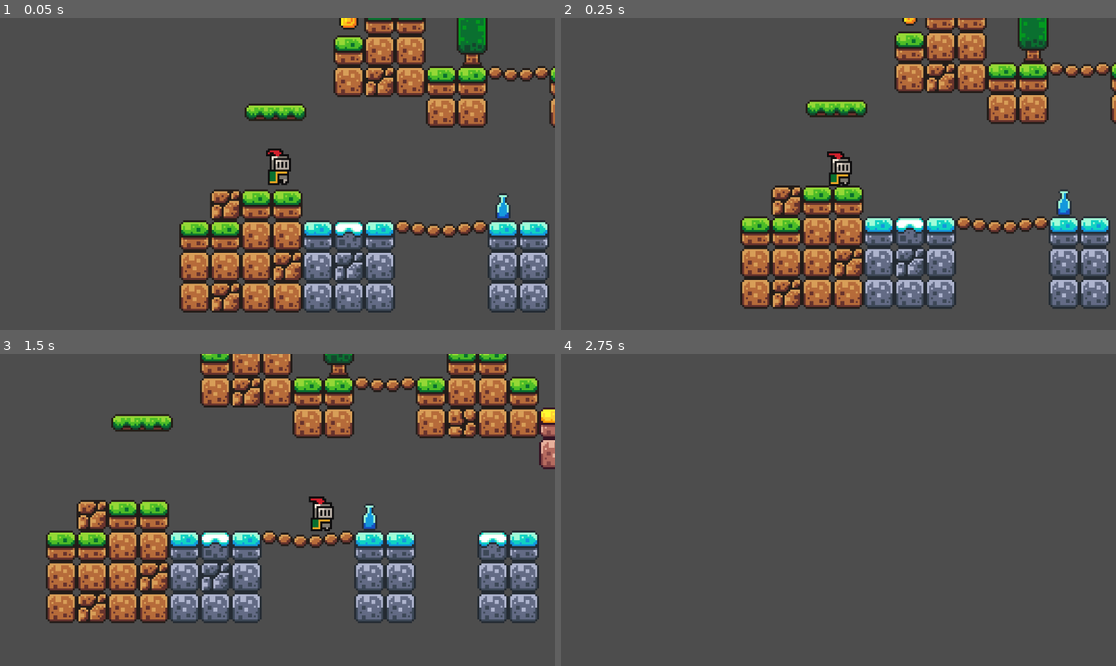
Above: before the commit, frames 1-4 (two rows, left to right).
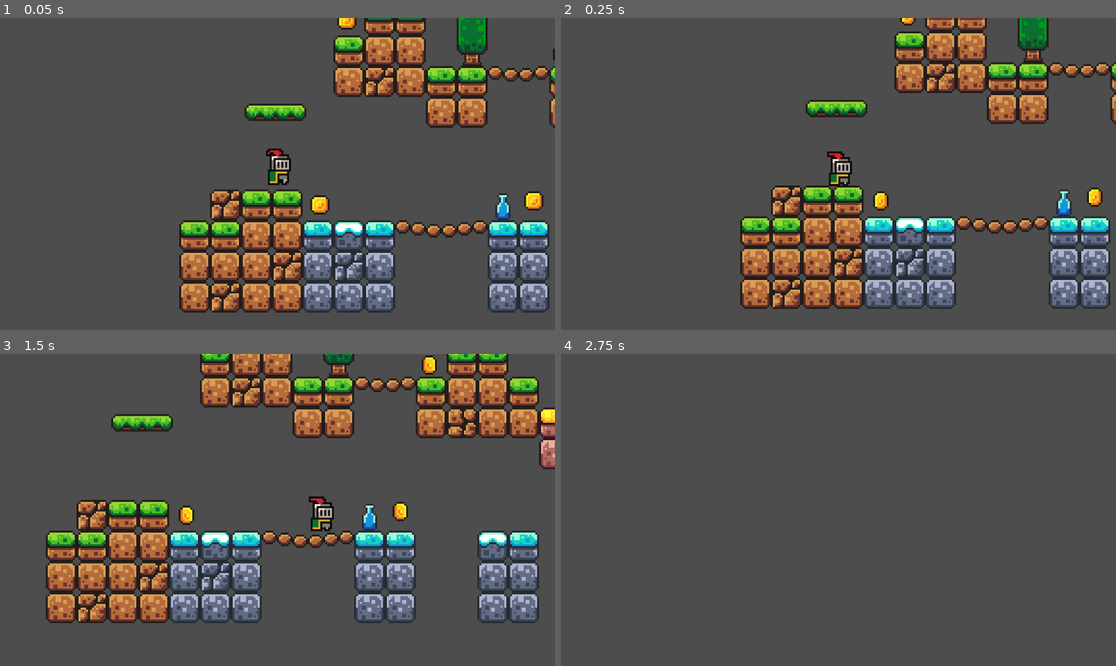
Above: after the commit, the same moments.

Repository: MarsLuo/godot-practise
Game: Godot game, scene res://scenes/game.tscn
Two runs of this game, one before a commit and one after it. Both use one fixed random seed, a clock stepped at 60 frames per second and the inputs below.
Inputs:
- Up to frame 1 (0.05 s): no input
- Up to frame 2 (0.25 s): no input
- Up to frame 3 (1.5 s): tap Enter (ui_accept) at 0.5, 0.77 s; hold Right (ui_right) from 0.53 s (still down)
- Up to frame 4 (2.75 s): tap Enter (ui_accept) at 1.52 s; release Right (ui_right) at 2.03 s; hold Left (ui_left) from 2.03 s (still down)

The runs differ from the first frame. In frame 1, 0.5% of the frame differs, in the area x 55-100%, y 0-64%; in frame 2, 0.3%; in frame 3, 0.4%; in frame 4, nothing differs.

Commit message:
add coin and can take it

Diff:
--- a/firstgame/scenes/coin.tscn
+++ b/firstgame/scenes/coin.tscn
@@ -1,5 +1,6 @@
-[gd_scene load_steps=16 format=3 uid="uid://bduhfv3eax8wv"]
+[gd_scene load_steps=17 format=3 uid="uid://bduhfv3eax8wv"]
 
+[ext_resource type="Script" uid="uid://dagn2qy0qg0xn" path="res://scripts/coin.gd" id="1_i64fm"]
 [ext_resource type="Texture2D" uid="uid://52a7bn7q32fu" path="res://assets/sprites/coin.png" id="1_rwqht"]
 
 [sub_resource type="AtlasTexture" id="AtlasTexture_i64fm"]
@@ -97,7 +98,9 @@
 [sub_resource type="CircleShape2D" id="CircleShape2D_ssuvv"]
 radius = 6.08276
 
-[node name="Area2D" type="Area2D"]
+[node name="coin" type="Area2D"]
+collision_mask = 2
+script = ExtResource("1_i64fm")
 
 [node name="AnimatedSprite2D" type="AnimatedSprite2D" parent="."]
 sprite_frames = SubResource("SpriteFrames_ls27i")
@@ -106,3 +109,6 @@
 
 [node name="CollisionShape2D" type="CollisionShape2D" parent="."]
 shape = SubResource("CircleShape2D_ssuvv")
+
+[connection signal="body_entered" from="." to="." method="_on_body_entered"]
+[connection signal="animation_changed" from="AnimatedSprite2D" to="." method="_on_animated_sprite_2d_animation_changed"]
--- a/firstgame/scenes/game.tscn
+++ b/firstgame/scenes/game.tscn
@@ -176,6 +176,21 @@
 physics_layer_0/collision_layer = 1
 sources/0 = SubResource("TileSetAtlasSource_lnu2h")
 
+[sub_resource type="Animation" id="Animation_lbhrr"]
+length = 0.001
+tracks/0/type = "value"
+tracks/0/imported = false
+tracks/0/enabled = true
+tracks/0/path = NodePath(".:position")
+tracks/0/interp = 1
+tracks/0/loop_wrap = true
+tracks/0/keys = {
+"times": PackedFloat32Array(0),
+"transitions": PackedFloat32Array(1),
+"update": 0,
+"values": [Vector2(338, -11)]
+}
+
 [sub_resource type="Animation" id="Animation_lnu2h"]
 resource_name = "move"
 loop_mode = 2
@@ -192,21 +207,6 @@
 "values": [Vector2(338, -11), Vector2(447, -11)]
 }
 
-[sub_resource type="Animation" id="Animation_lbhrr"]
-length = 0.001
-tracks/0/type = "value"
-tracks/0/imported = false
-tracks/0/enabled = true
-tracks/0/path = NodePath(".:position")
-tracks/0/interp = 1
-tracks/0/loop_wrap = true
-tracks/0/keys = {
-"times": PackedFloat32Array(0),
-"transitions": PackedFloat32Array(1),
-"update": 0,
-"values": [Vector2(338, -11)]
-}
-
 [sub_resource type="AnimationLibrary" id="AnimationLibrary_iywne"]
 _data = {
 &"RESET": SubResource("Animation_lbhrr"),
@@ -242,11 +242,17 @@
 
 [node name="foreground" type="TileMapLayer" parent="."]
 
-[node name="Area2D" parent="." instance=ExtResource("4_lbhrr")]
-position = Vector2(40, -88)
-
-[node name="Area2D2" parent="." instance=ExtResource("4_lbhrr")]
-position = Vector2(73, -102)
-
-[node name="Area2D3" parent="." instance=ExtResource("4_lbhrr")]
-position = Vector2(57, -104)
+[node name="coin" parent="." instance=ExtResource("4_lbhrr")]
+position = Vector2(25, 8)
+
+[node name="coin2" parent="." instance=ExtResource("4_lbhrr")]
+position = Vector2(338, -11)
+
+[node name="coin3" parent="." instance=ExtResource("4_lbhrr")]
+position = Vector2(39, -88)
+
+[node name="coin4" parent="." instance=ExtResource("4_lbhrr")]
+position = Vector2(151, -70)
+
+[node name="coin5" parent="." instance=ExtResource("4_lbhrr")]
+position = Vector2(136, 6)
--- a/firstgame/scenes/player.tscn
+++ b/firstgame/scenes/player.tscn
@@ -44,6 +44,7 @@
 radius = 5.65685
 
 [node name="player" type="CharacterBody2D"]
+collision_layer = 2
 script = ExtResource("1_g2els")
 
 [node name="AnimatedSprite2D" type="AnimatedSprite2D" parent="."]
--- /dev/null
+++ b/firstgame/scripts/coin.gd
@@ -0,0 +1,6 @@
+extends Area2D
+
+
+func _on_body_entered(body: Node2D) -> void:
+	print("+1")
+	queue_free()
Not shown, added: firstgame/scripts/coin.gd.uid
